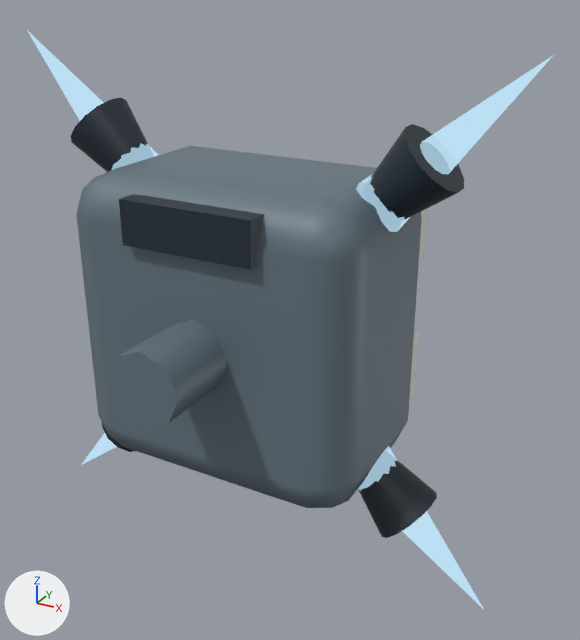
An edit to the glTF model assets/rcs_block.glb, drawn before and after from the same camera.
Camera for both pictures: a camera (50 mm lens) standing at (4.69, -7.59, 3.86) and looking at (0.46, 0.09, 0.01). The axes (+X, +Y, +Z) are drawn at lower left. The lights are the same throughout. The picture after the commit comes second. Where no turn or scale is listed for an object, it has been applied to the vertices. Vertices at exactly the same position are counted once.

The first picture shows 'jet.0', 'jet.1', 'jet.2', 'jet.3', 'merged-202e38', 'merged-667681', 'merged-e2e3d8'.
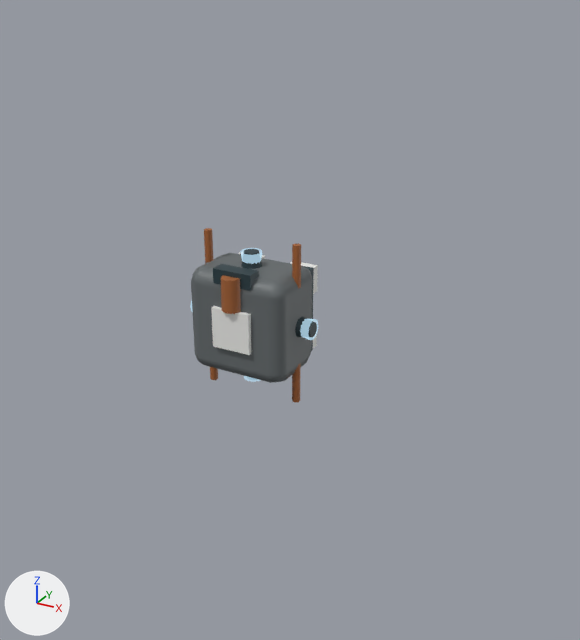
Where the newer file only moved an object's origin or applied its transform, the numbers keep the older frame.

What differs and where, as boxes [x1, y1, x2, y2] in the pictures (580 x 640 px):
'merged-667681', deleted (blue): before [76, 146, 422, 508]
'merged-202e38', deleted: before [70, 98, 464, 538]
'merged-646a6c', added: after [191, 253, 312, 383]
'jet.0', moved, turned, rescaled: before [356, 56, 553, 232]; after [300, 319, 318, 340]
'jet.3', moved, turned, rescaled: before [358, 446, 484, 609]; after [244, 376, 260, 382]
'jet.1', moved, turned, rescaled: before [27, 30, 158, 170]; after [240, 248, 262, 264]
'merged-ededea', added: after [211, 252, 318, 355]
'merged-a56233', added: after [204, 228, 301, 402]
'merged-263c43', added: after [213, 249, 317, 351]
'merged-e2e3d8', deleted: before [410, 209, 427, 397]
'jet.2', moved, turned, rescaled: before [81, 433, 117, 465]; after [190, 300, 193, 312]

Diff of the bpy script that builds the scene:
```diff
--- a/assets/rcs_block.glb.py
+++ b/assets/rcs_block.glb.py
@@ me_mesh_0 @@
-me_mesh_0.from_pydata(...)  # 14 vertices, 12 faces; spans x -0.24..1.65, y -0.34..0.34, z -0.24..1.65
+me_mesh_0.from_pydata(...)  # 14 vertices, 12 faces; spans x -1.59..-0.68, y -0.13..0.13, z -1.63..-1.37
+# me_mesh_0 part 1: the whole mesh is turned -135 degrees about the y axis through its middle and scaled by 0.387, then moved by (-1.77, 0.0, -2.21)
 me_mesh_0.materials.append(mat_material_0)
@@ me_mesh_1 @@
-me_mesh_1.from_pydata(...)  # 14 vertices, 12 faces; spans x -1.65..0.24, y -0.34..0.34, z -0.24..1.65
+me_mesh_1.from_pydata(...)  # 14 vertices, 12 faces; spans x 1.37..1.63, y -0.13..0.13, z -1.59..-0.68
+# me_mesh_1 part 2: the whole mesh is turned -135 degrees about the y axis through its middle and scaled by 0.387, then moved by (2.21, 0.0, -1.77)
 me_mesh_1.materials.append(mat_material_0)
@@ me_mesh_2 @@
-me_mesh_2.from_pydata(...)  # 14 vertices, 12 faces; spans x -1.65..0.24, y -0.34..0.34, z -1.65..0.24
+me_mesh_2.from_pydata(...)  # 14 vertices, 12 faces; spans x 0.68..1.59, y -0.13..0.13, z 1.37..1.63
+# me_mesh_2 part 3: the whole mesh is turned -135 degrees about the y axis through its middle and scaled by 0.387, then moved by (1.77, 0.0, 2.21)
 me_mesh_2.materials.append(mat_material_0)
@@ me_mesh_3 @@
-me_mesh_3.from_pydata(...)  # 14 vertices, 12 faces; spans x -0.24..1.65, y -0.34..0.34, z -1.65..0.24
+me_mesh_3.from_pydata(...)  # 14 vertices, 12 faces; spans x -1.63..-1.37, y -0.13..0.13, z 0.68..1.59
+# me_mesh_3 part 4: the whole mesh is turned -135 degrees about the y axis through its middle and scaled by 0.387, then moved by (-2.21, 0.0, 1.77)
 me_mesh_3.materials.append(mat_material_0)
@@ ob_merged_667681 @@
-ob_merged_667681 = bpy.data.objects.new('merged-667681', me_mesh_4)
@@ ob_merged_202e38 @@
-ob_merged_202e38 = bpy.data.objects.new('merged-202e38', me_mesh_5)
@@ ob_merged_e2e3d8 @@
-ob_merged_e2e3d8 = bpy.data.objects.new('merged-e2e3d8', me_mesh_6)
@@ ob_merged_a56233 @@
+ob_merged_a56233 = bpy.data.objects.new('merged-a56233', me_mesh_7)  # 76 vertices, 128 faces; spans x -0.64..0.64, y -0.57..0.05, z -1.0..1.0; in mat_copper_mapped (its picture is missing)
+ob_merged_a56233.location = (0.0, 0.0, 0.0)
@@ ob_merged_ededea @@
+ob_merged_ededea = bpy.data.objects.new('merged-ededea', me_mesh_6_1)  # a box spanning x -0.54..-0.2, y 0.47..0.65, z -0.54..-0.2; a box spanning x -0.54..-0.2, y 0.47..0.65, z 0.2..0.54; a box spanning x 0.2..0.54, y 0.47..0.65, z -0.54..-0.2; a box spanning x 0.2..0.54, y 0.47..0.65, z 0.2..0.54; a box spanning x -0.25..0.25, y -0.5..-0.44, z -0.25..0.25; in mat_lightarmor_mapped (its picture is missing)
+ob_merged_ededea.location = (0.0, 0.0, 0.0)
@@ ob_merged_263c43 @@
+ob_merged_263c43 = bpy.data.objects.new('merged-263c43', me_mesh_5_1)  # 152 vertices, 260 faces; spans x -0.82..0.82, y -0.44..0.72, z -0.82..0.82; in mat_dark_mapped (its picture is missing)
+ob_merged_263c43.location = (0.0, 0.0, 0.0)
@@ ob_merged_646a6c @@
+ob_merged_646a6c = bpy.data.objects.new('merged-646a6c', me_mesh_4_1)  # 84 vertices, 156 faces; spans x -0.65..0.65, y -0.45..0.76, z -0.65..0.65; in mat_metal_mapped (its picture is missing)
+ob_merged_646a6c.location = (0.0, 0.0, 0.0)
```
